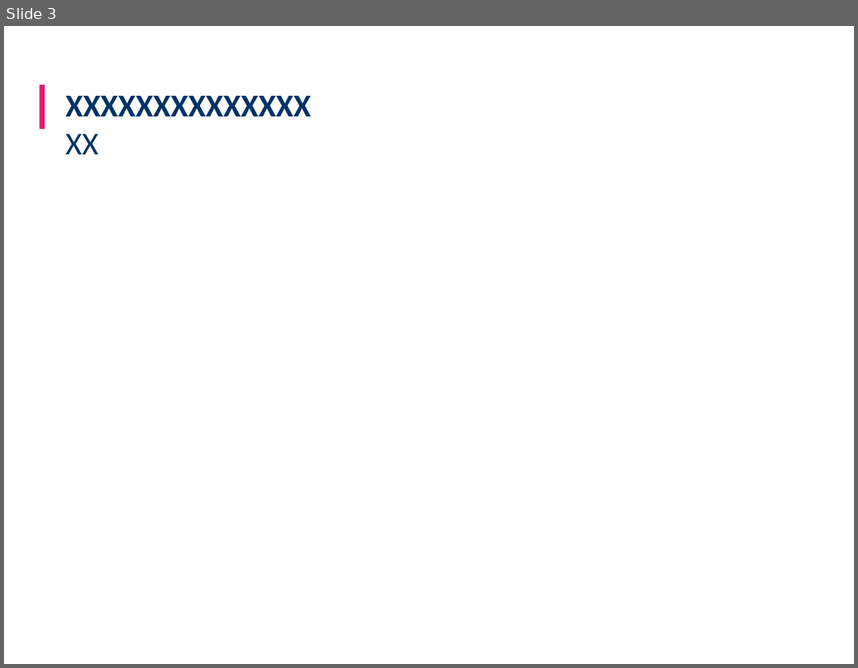
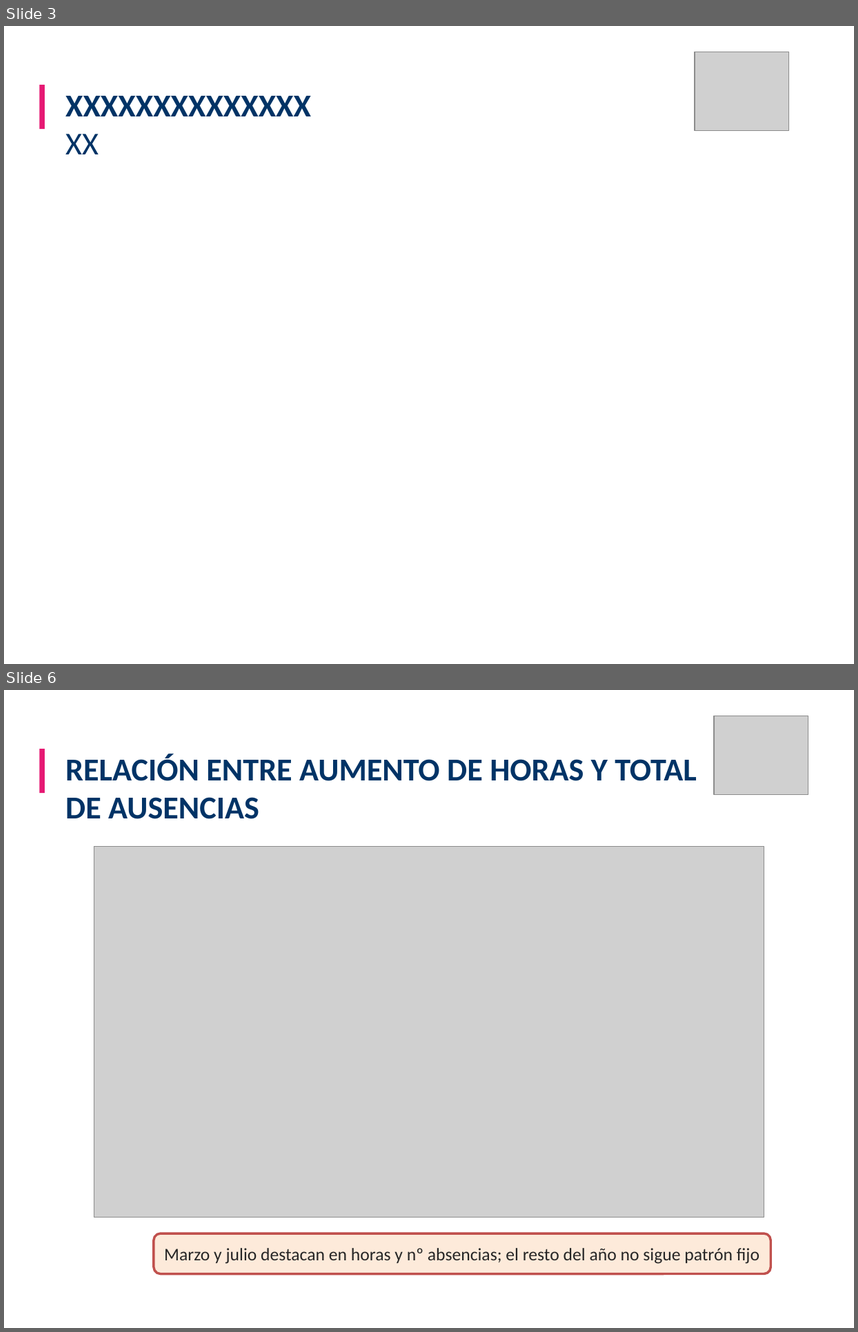
Before and after one commit to ITACADEMYprojectes/ProjecteData, a slide deck: Equip_33/Results/Presentation.pptx. Shown one above the other, each under a label of ours: slide 3 before the commit, slides 3 and 6 after it; the slides between them are not shown. The pictures are 858x668 and 858x1332 pixels, drawn with LibreOffice and Linux fonts; fonts in the diff are those of the drawing; grey boxes stand for pictures. Boxes give left, top, right and bottom in pixels: in the first picture for what was removed or moved away, otherwise in the second. Text is boxed around its words. In the diff, an @@ line names an element or a change of style, - is before the commit and + after.

```diff
--- a/Equip_33/Results/Presentation.pptx
+++ b/Equip_33/Results/Presentation.pptx
@@ slide 6 added at <box>4,690,854,1328</box>, background #FFFFFF @@
@@ picture added at <box>714,716,808,793</box> @@
@@ rectangle added at <box>40,749,45,793</box>, fill #E61973 @@
@@ text added at <box>65,753,697,819</box>, 27 pt, text #003366, bold @@
+RELACIÓN ENTRE AUMENTO DE HORAS Y TOTAL DE AUSENCIAS
@@ picture added at <box>94,847,764,1217</box> @@
@@ rounded rectangle added at <box>154,1233,771,1273</box>, fill #FDEADA, outline #C0504D 2 pt, 15 pt, text #262626 @@
+Marzo y julio destacan en horas y nº absencias; el resto del año no sigue patrón fijo
@@ slide 3 changed as well @@
@@ picture added at <box>694,52,789,129</box> @@
```
Also in this commit, not shown: 6 other slides changed, 4 other slides added, 1 slide removed, 2 other files.
